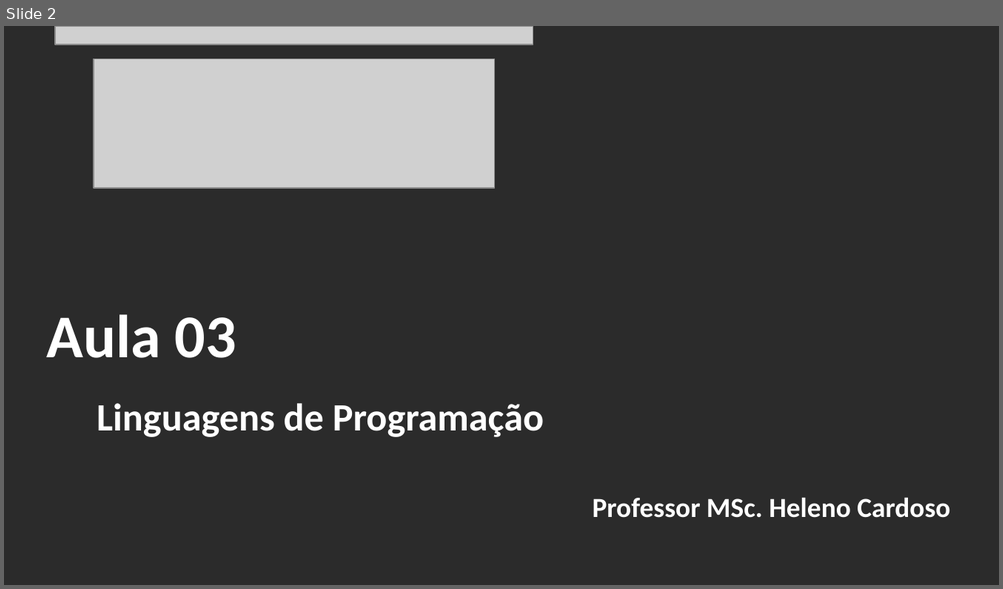
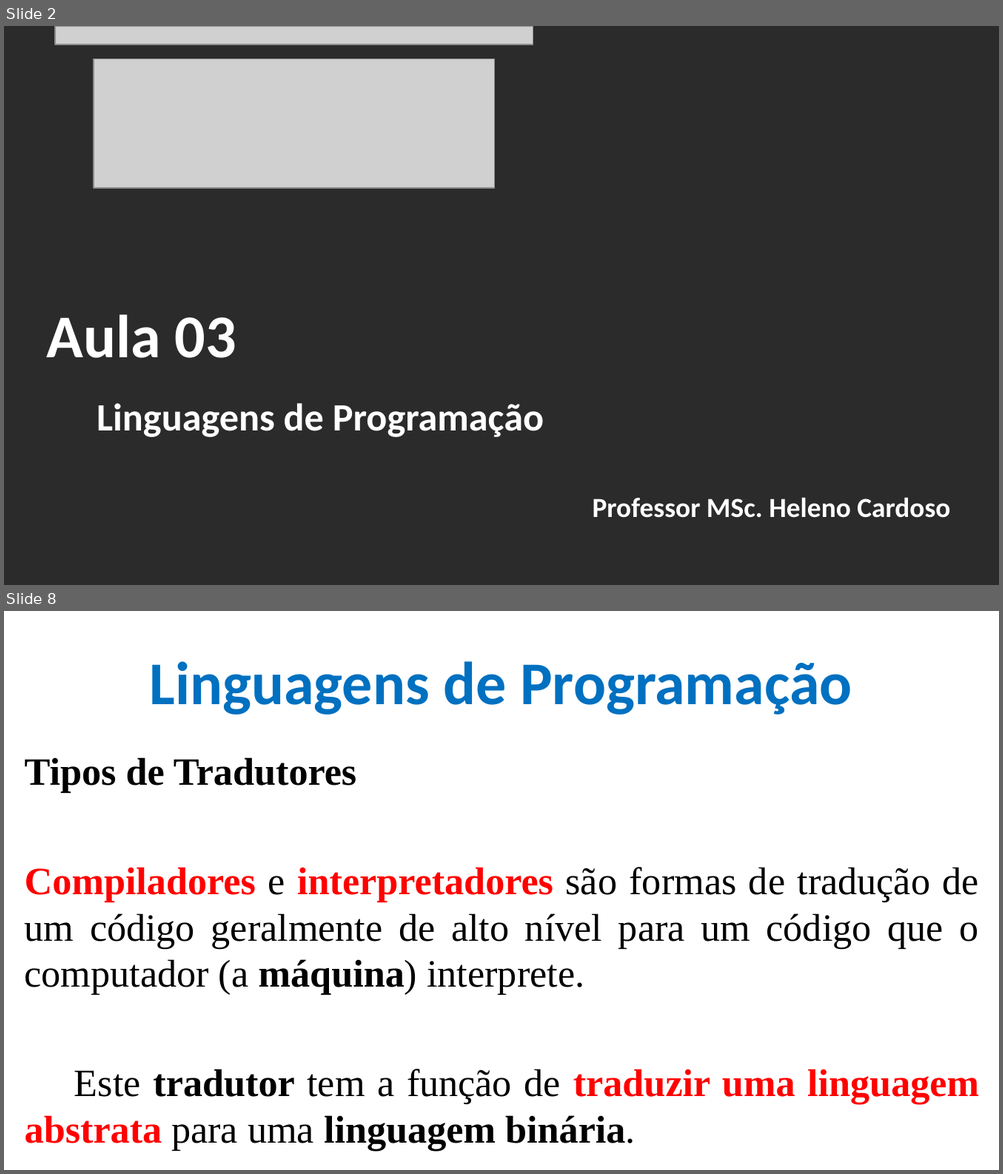
Before and after one commit to CloudEducationBrazil/WydenTeoriaCompiladores, a slide deck: 01 Classes/Aula 03 Teoria de Compiladores - Linguagens de programação.pptx. Shown one above the other, each under a label of ours: slide 2 before the commit, slides 2 and 8 after it; the slides between them are not shown. The pictures are 1003x589 and 1003x1174 pixels, drawn with LibreOffice and Linux fonts; fonts in the diff are those of the drawing; grey boxes stand for pictures; background and template pictures are left out; a plain dark background stands for a picture behind light text. Boxes give left, top, right and bottom in pixels: in the first picture for what was removed or moved away, otherwise in the second. Text is boxed around its words. In the diff, an @@ line names an element or a change of style, - is before the commit and + after.

Commit message:
Aula 03 Teoria de compiladores 21092022

```diff
--- a/01 Classes/Aula 03 Teoria de Compiladores - Linguagens de programação.pptx
+++ b/01 Classes/Aula 03 Teoria de Compiladores - Linguagens de programação.pptx
@@ slide 8 added at (4,611,999,1170), background picture (left out) @@
@@ title added at (149,661,852,715), 44 pt, text #0070C0, bold @@
+Linguagens de Programação
@@ text added at (25,758,979,1151), 28 pt, text #000000 @@
+Tipos de Tradutores
+Compiladores e interpretadores são formas de tradução de um código geralmente de alto nível para um código que o computador (a máquina) interprete.
+Este tradutor tem a função de traduzir uma linguagem abstrata para uma linguagem binária.
```
Also in this commit, not shown: 6 slides changed, 13 other slides added.
